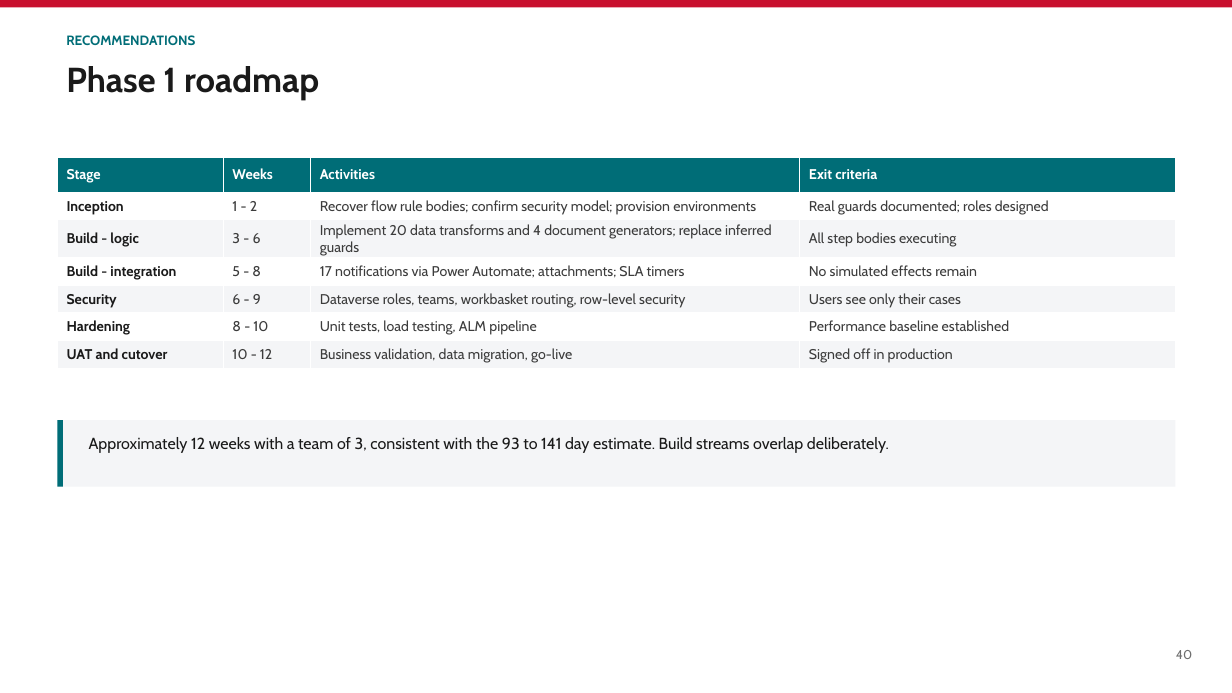
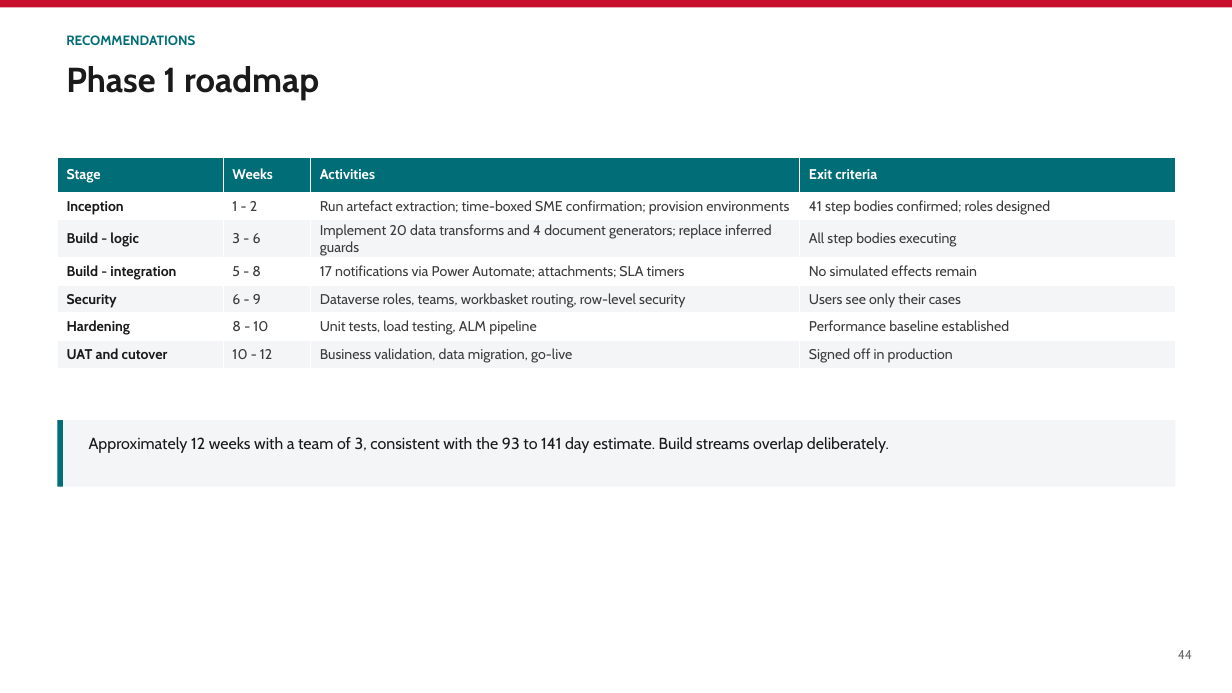
Before and after one commit to parclarke/LDD, a slide deck: slide 44 of lending-due-diligence-app/docs/Pega-to-PowerPlatform-Migration-PoC.pptx (slide 40 before the commit). Drawn at 1232x693 pixels with LibreOffice and Linux fonts; fonts in the diff are those of the drawing. Boxes give left, top, right and bottom in pixels: in the first picture for what was removed or moved away, otherwise in the second. Text is boxed around its words. In the diff, an @@ line names an element or a change of style, - is before the commit and + after.

```diff
--- a/lending-due-diligence-app/docs/Pega-to-PowerPlatform-Migration-PoC.pptx
+++ b/lending-due-diligence-app/docs/Pega-to-PowerPlatform-Migration-PoC.pptx
@@ table at (x1=57, y1=157, x2=1176, y2=367) @@
-row 2, column 3: Recover flow rule bodies; confirm security model; provision environments
+row 2, column 3: Run artefact extraction; time-boxed SME confirmation; provision environments
-row 2, column 4: Real guards documented; roles designed
+row 2, column 4: 41 step bodies confirmed; roles designed
@@ text at (x1=1178, y1=650, x2=1192, y2=659): text changed @@
-40
+44
```
Also in this commit, not shown: 46 other slides changed, 4 slides added, 3 other files.
